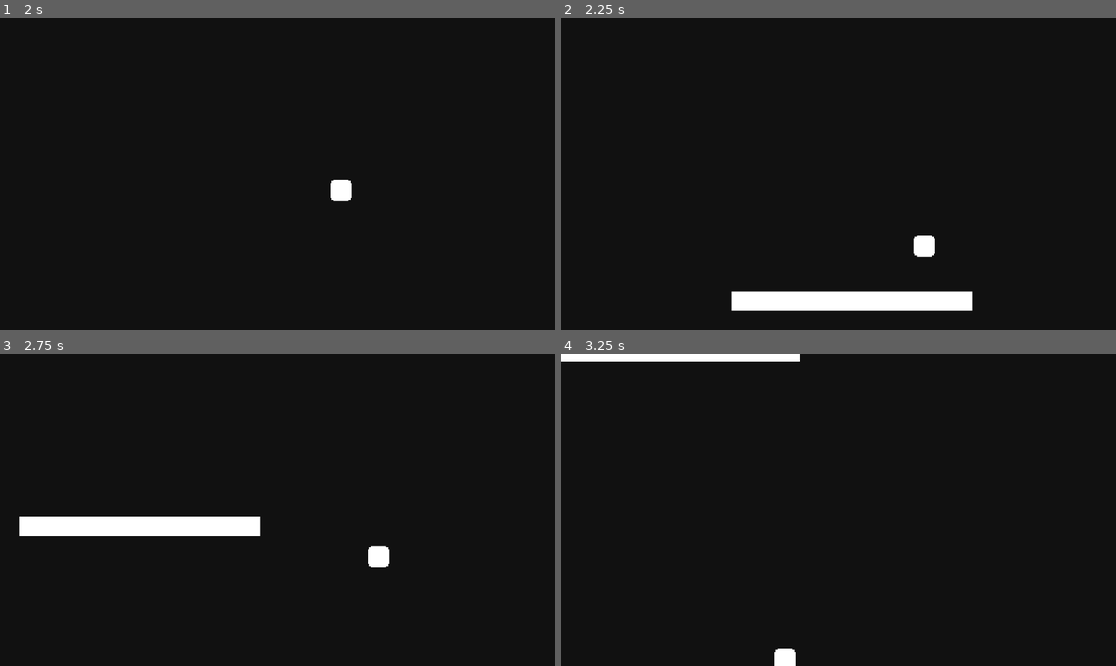
Above: before the commit, frames 1-4 (two rows, left to right).
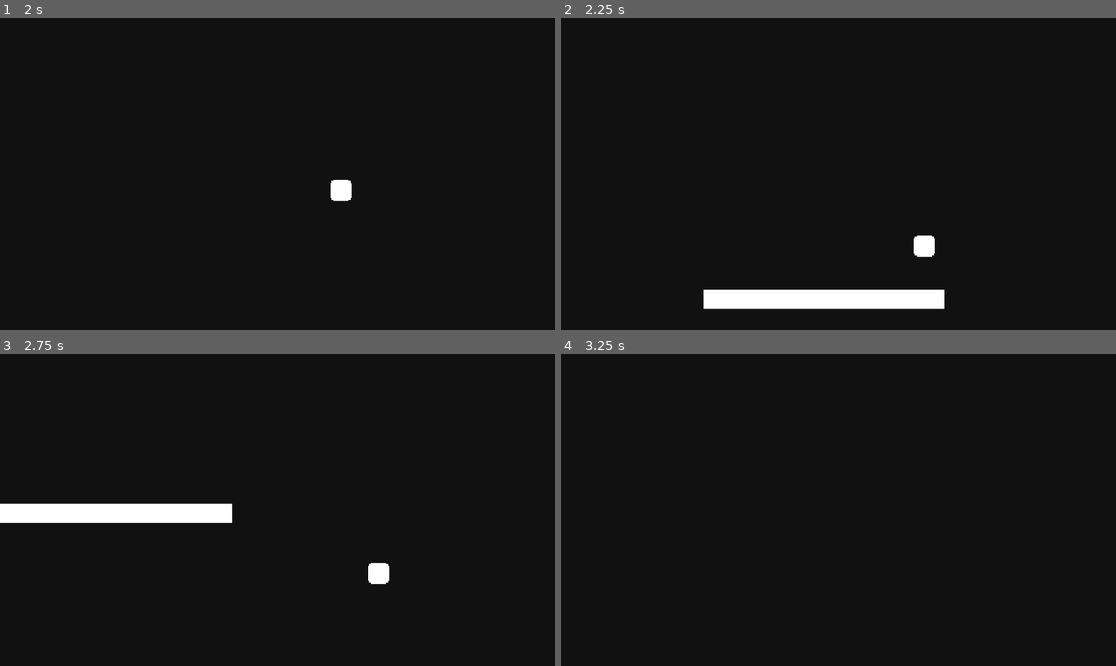
Above: after the commit, the same moments.

Repository: Inglan/MemoryOverflow
Game: Godot game, scene res://scenes/ui.tscn
Two runs of this game, one before a commit and one after it. Both use one fixed random seed, a clock stepped at 60 frames per second and the inputs below.
Inputs:
- Up to frame 1 (2 s): click "PLAY" at 0.5 s; tap Enter at 1.25 s; hold Right (right) from 1.28 s (still down); tap W (up) at 1.52 s
- Up to frame 2 (2.25 s): keep holding Right (right)
- Up to frame 3 (2.75 s): keep holding Right (right); tap W (up) at 2.27 s
- Up to frame 4 (3.25 s): release Right (right) at 2.78 s; hold Left (left) from 2.78 s (still down)

Frame 1 is identical in both runs. In frame 2, 1.2% of the frame differs, in the area x 25-75%, y 87-94%; in frame 3, 4.2%, in the area x 0-71%, y 47-74%; in frame 4, 1.3%.

Commit message:
Move default player position

Diff:
--- a/scenes/level1.tscn
+++ b/scenes/level1.tscn
@@ -84,7 +84,7 @@
 }
 
 [node name="Player" parent="." instance=ExtResource("1_pxsnt")]
-position = Vector2(236, 132)
+position = Vector2(294, 136)
 
 [node name="Camera2D" type="Camera2D" parent="Player"]
 position_smoothing_enabled = true
